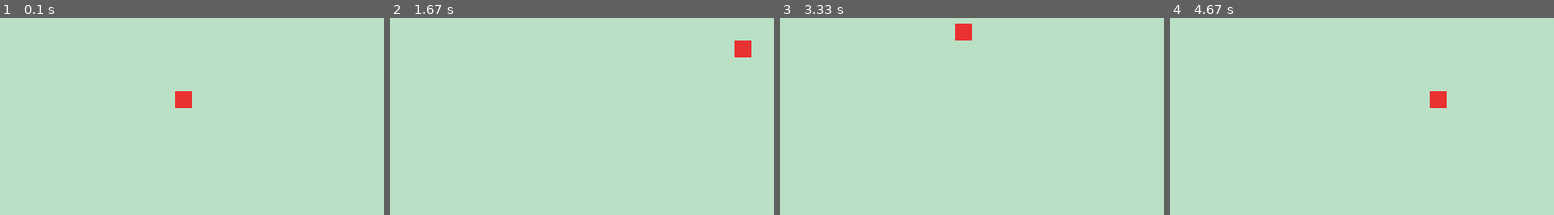
Above: before the commit, frames 1-4 (left to right).
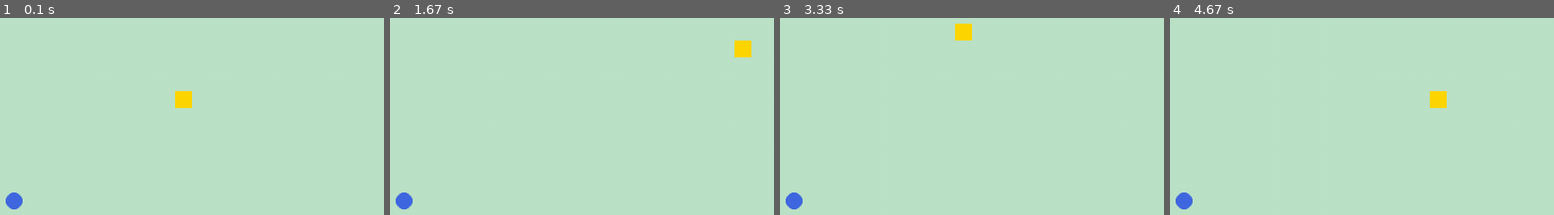
Above: after the commit, the same moments.

Repository: CallMeRJ0/pygame1
Game: pygame game, started from snake1.py
Two runs of this game, one before a commit and one after it. Both use one fixed random seed, a clock stepped at 60 frames per second and the inputs below.
Inputs:
- Up to frame 1 (0.1 s): no input
- Up to frame 2 (1.67 s): hold Right 0.33-0.8 s; hold Up 0.83-1.13 s; hold D 1.17-1.63 s
- Up to frame 3 (3.33 s): hold Left 1.67-2.2 s; hold S 2.23-2.53 s; hold Left 2.57-2.97 s; hold W from 3 s (still down)
- Up to frame 4 (4.67 s): release W at 3.37 s; hold Right 3.4-4.03 s; hold S 4.07-4.43 s; hold Left from 4.47 s (still down)

The runs differ from the first frame. In frame 1, 0.7% of the frame differs, in the area x 1-50%, y 37-98%; in frame 2, 0.7%; in frame 3, 0.7%; in frame 4, 0.7%.

Commit message:
big update (much done)

Diff:
--- a/snake1.py
+++ b/snake1.py
@@ -1,15 +1,15 @@
 import pygame
-import time
+import random
 
 ICON_PNG = "snake.jpg"
 WINDOW_CAPTION = "Snake Game"
-WINDOW_X = 1000
-WINDOW_Y = 720
+screen_x = 1000
+screen_y = 720
 snake_speed = 10
 
 pygame.init()
 
-screen = pygame.display.set_mode((WINDOW_X, WINDOW_Y))
+screen = pygame.display.set_mode((screen_x, screen_y))
 game_icon = pygame.image.load(ICON_PNG)
 pygame.display.set_icon(game_icon)
 pygame.display.set_caption(WINDOW_CAPTION)
@@ -17,54 +17,114 @@
 
 red = (235, 52, 52)
 green = (188, 227, 199)
+blue = (65, 105, 225)
 black = (0, 0, 0)
 white = (245, 249, 255)
+head_color = (255, 215, 0)
+
 snake_x = 490
 snake_y = 350
 snake_x_change = 0
 snake_y_change = 0
+snake_list = []
+snake_length = 1
+
+food_x = 0
+food_y = 0
 
 font = pygame.font.Font("ariblk.ttf", 50)
-def message(msg, text_colour, bkgd_colour):
+
+def draw_snake(snake_list):
+    if snake_list:
+        pygame.draw.rect(screen, head_color, [snake_list[-1][0], snake_list[-1][1], 20, 20])
+    for segment in snake_list[:-1]:
+        pygame.draw.rect(screen, red, [segment[0], segment[1], 20, 20])
+
+def message(msg, text_colour, bkgd_colour, x, y):
     txt = font.render(msg, True, text_colour, bkgd_colour)
-    text_box = txt.get_rect(center=(500, 360))
+    text_box = txt.get_rect(center=(x, y))
     screen.blit(txt, text_box)
 
+def spawnFood():
+    global food_x, food_y
+    food_x = round(random.randrange(20, screen_x - 20) / 20) * 20
+    food_y = round(random.randrange(20, screen_y - 20) / 20) * 20
+
+def reset_game():
+    global snake_x, snake_y, snake_x_change, snake_y_change, quit_game, snake_list, snake_length
+    snake_x = 490
+    snake_y = 350
+    snake_x_change = 0
+    snake_y_change = 0
+    snake_list = []
+    snake_length = 1
+    spawnFood()
+    quit_game = False
+
+spawnFood()
 quit_game = False
-while not quit_game:
-    for event in pygame.event.get():
-        if event.type == pygame.QUIT:
+
+while True:
+    while not quit_game:
+        for event in pygame.event.get():
+            if event.type == pygame.QUIT:
+                pygame.quit()
+                quit()
+            if event.type == pygame.KEYDOWN:
+                if event.key == pygame.K_LEFT or event.key == pygame.K_a:
+                    snake_x_change = -20
+                    snake_y_change = 0
+                if event.key == pygame.K_RIGHT or event.key == pygame.K_d:
+                    snake_x_change = 20
+                    snake_y_change = 0
+                if event.key == pygame.K_UP or event.key == pygame.K_w:
+                    snake_y_change = -20
+                    snake_x_change = 0
+                if event.key == pygame.K_DOWN or event.key == pygame.K_s:
+                    snake_y_change = 20
+                    snake_x_change = 0
+
+        snake_x += snake_x_change
+        snake_y += snake_y_change
+
+        if snake_x >= screen_x or snake_x < 0 or snake_y >= screen_y or snake_y < 0:
             quit_game = True
-        if event.type == pygame.KEYDOWN:
-            if event.key == pygame.K_LEFT or event.key == pygame.K_a:
-                snake_x_change = -20
-                snake_y_change = 0
-            if event.key == pygame.K_RIGHT or event.key == pygame.K_d:
-                snake_x_change = 20
-                snake_y_change = 0
-            if event.key == pygame.K_UP or event.key == pygame.K_w:
-                snake_y_change = -20
-                snake_x_change = 0
-            if event.key == pygame.K_DOWN or event.key == pygame.K_s:
-                snake_y_change = 20
-                snake_x_change = 0
 
-    snake_x += snake_x_change
-    snake_y += snake_y_change
+        if (food_x <= snake_x < food_x + 20) and (food_y <= snake_y < food_y + 20) or \
+           (food_x <= snake_x + 20 < food_x + 20) and (food_y <= snake_y + 20 < food_y + 20):
+            spawnFood()
+            snake_length += 1
 
-    if snake_x >= WINDOW_X or snake_x < 0 or snake_y >= WINDOW_Y or snake_y < 0:
-        quit_game = True
+        snake_head = [snake_x, snake_y]
+        snake_list.append(snake_head)
+        if len(snake_list) > snake_length:
+            del snake_list[0]
+
+        if snake_head in snake_list[:-1]:
+            quit_game = True
+
+        screen.fill(green)
+        draw_snake(snake_list)
+        pygame.draw.circle(screen, blue, [food_x, food_y], 10)
+        pygame.display.update()
+        clock.tick(snake_speed)
 
     screen.fill(green)
-    pygame.draw.rect(screen, red, [snake_x, snake_y, 20, 20])
+    message("Click r to retry and q to quit.", black, white, 500, 400)
     pygame.display.update()
 
-    clock.tick(snake_speed)
+    while True:
+        for event in pygame.event.get():
+            if event.type == pygame.QUIT:
+                pygame.quit()
+                quit()
+            if event.type == pygame.KEYDOWN:
+                if event.key == pygame.K_q:
+                    pygame.quit()
+                    quit()
+                elif event.key == pygame.K_r:
+                    reset_game()
+                    break
 
-screen.fill(green)
-message("You died!", black, white)
-pygame.display.update()
-time.sleep(3)
-
-pygame.quit()
-quit()
+        if not quit_game:
+            break
